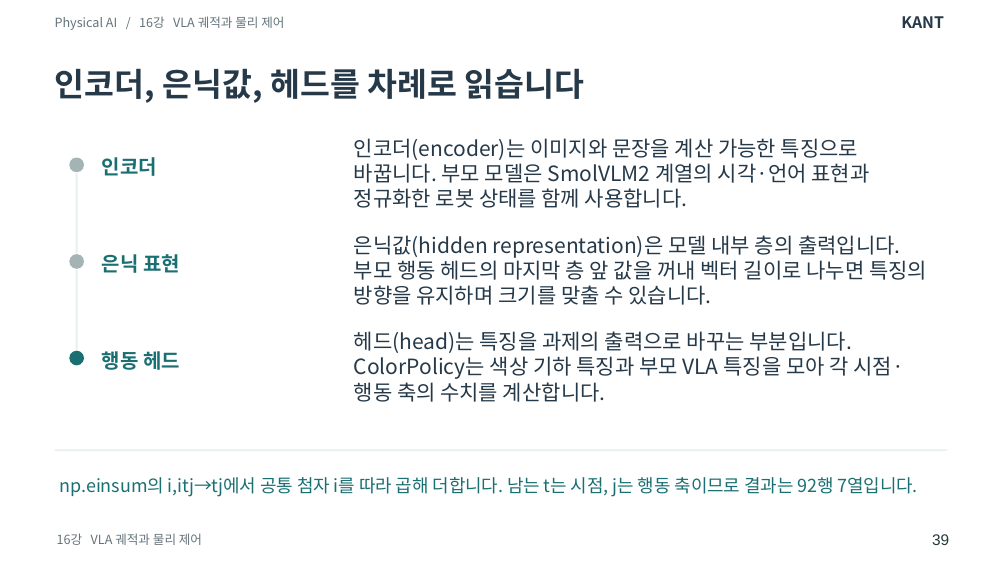
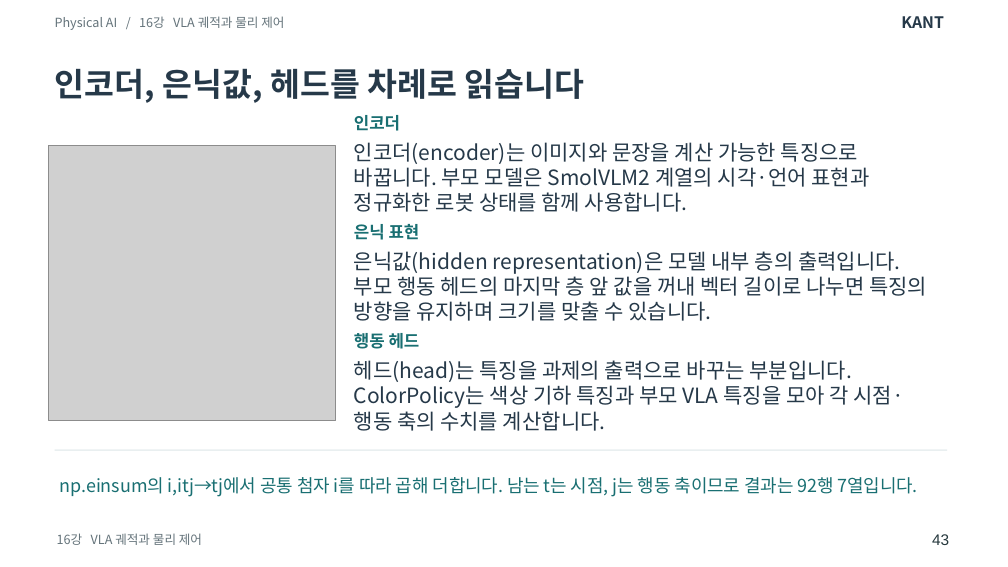
Before and after one commit to SpartaPA/waffle-mpx-lyrical, a slide deck: slide 43 of lessons/14-18/lessons-14-18.pptx (slide 39 before the commit). Drawn at 1008x567 pixels with LibreOffice and Linux fonts; fonts in the diff are those of the drawing; grey boxes stand for pictures. Boxes give left, top, right and bottom in pixels: in the first picture for what was removed or moved away, otherwise in the second. Text is boxed around its words. In the diff, an @@ line names an element or a change of style, - is before the commit and + after.

Commit message:
다섯 강의에서 지시문이 코드와 결과로 이어지는 과정을 그림과 함께 설명합니다

```diff
--- a/lessons/14-18/lessons-14-18.pptx
+++ b/lessons/14-18/lessons-14-18.pptx
@@ size 14.2 to 12 pt; vertical alignment middle to top in 3 elements at (x1=354, y1=333, x2=420, y2=349), (x1=354, y1=224, x2=420, y2=240), (x1=354, y1=115, x2=400, y2=131) @@
@@ text "인코더" moved from (x1=102, y1=157, x2=157, y2=176) to (x1=354, y1=115, x2=400, y2=131) @@
@@ picture added at (x1=49, y1=145, x2=337, y2=420) @@
@@ ellipse removed at (x1=70, y1=157, x2=85, y2=172) @@
@@ rectangle removed at (x1=76, y1=173, x2=78, y2=253) @@
@@ text "은닉 표현" moved from (x1=102, y1=254, x2=180, y2=273) to (x1=354, y1=224, x2=420, y2=240) @@
@@ ellipse removed at (x1=70, y1=254, x2=85, y2=269) @@
@@ text "은닉값(hidden representation)은 모델 내부 층의 ..." moved from (x1=354, y1=235, x2=927, y2=305) to (x1=354, y1=251, x2=927, y2=321) @@
@@ rectangle removed at (x1=76, y1=270, x2=78, y2=350) @@
@@ text "행동 헤드" moved from (x1=102, y1=351, x2=180, y2=370) to (x1=354, y1=333, x2=420, y2=349) @@
@@ ellipse removed at (x1=70, y1=351, x2=85, y2=366) @@
@@ vertical alignment middle to top in 3 elements at (x1=354, y1=142, x2=870, y2=212), (x1=354, y1=251, x2=927, y2=321), (x1=354, y1=360, x2=903, y2=431) @@
@@ text "헤드(head)는 특징을 과제의 출력으로 바꾸는 ..." moved from (x1=354, y1=331, x2=903, y2=402) to (x1=354, y1=360, x2=903, y2=431) @@
@@ text at (x1=932, y1=534, x2=949, y2=545): text changed @@
-39
+43
```
Also in this commit, not shown: 77 other slides changed, 10 slides added, 3 other files.
